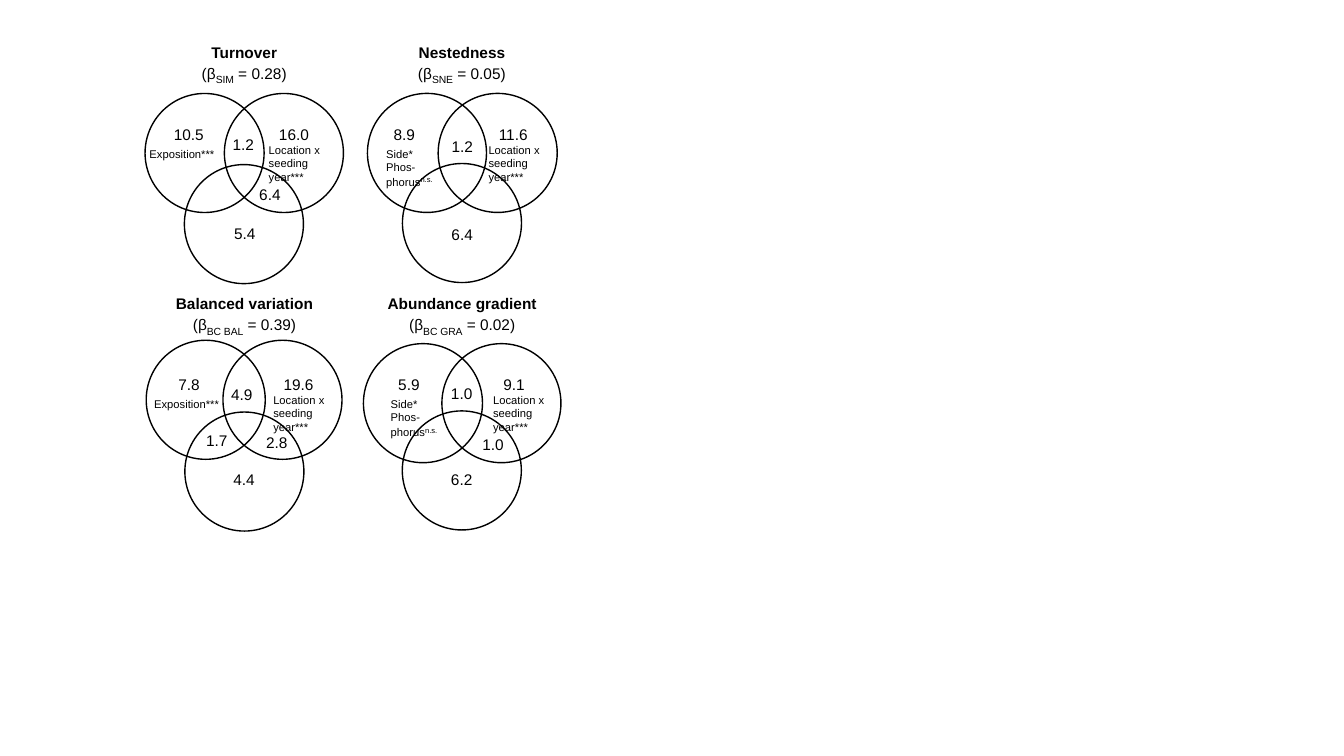
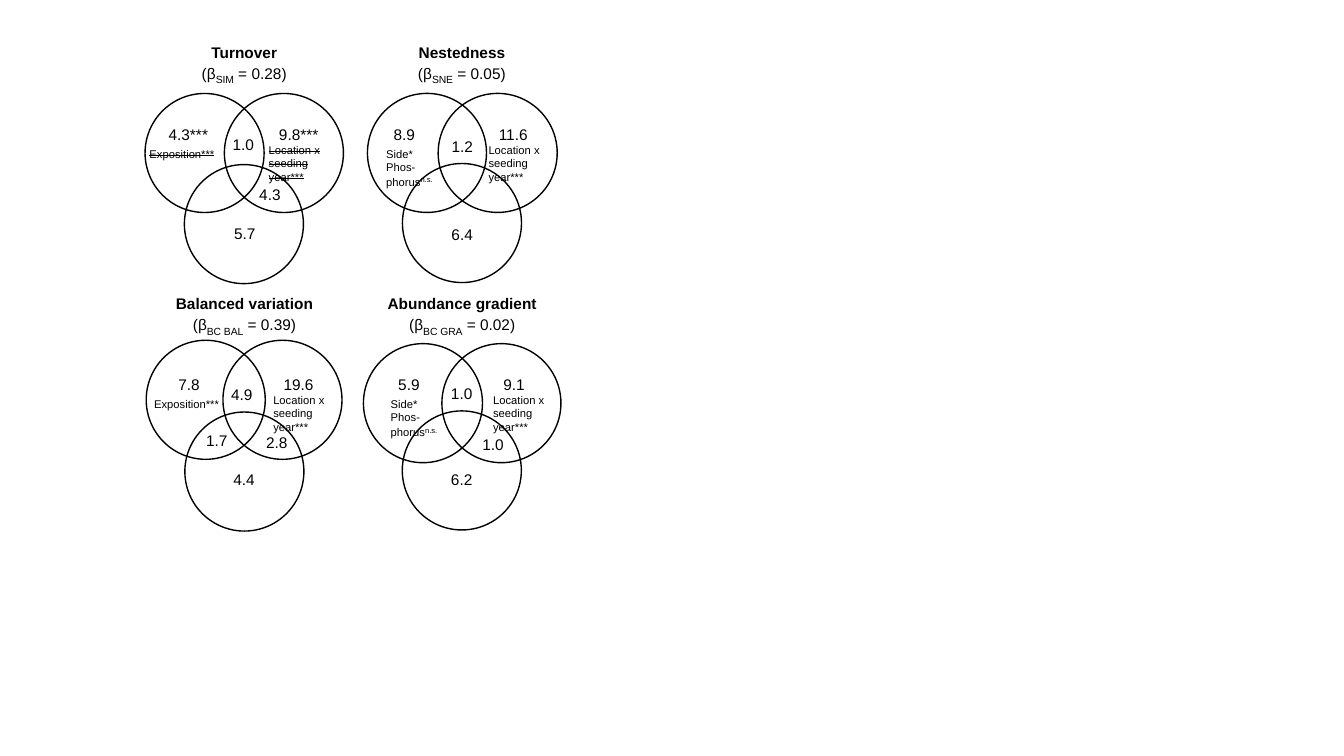
Before and after one commit to markus1bauer/2022_danube_dike_survey, a slide deck: slide 1 of outputs/figures/figure_3_betadiversity_variation_partitioning.odp. Drawn at 1344x756 pixels with LibreOffice and Linux fonts; fonts in the diff are those of the drawing. Boxes give left, top, right and bottom in pixels: in the first picture for what was removed or moved away, otherwise in the second. Text is boxed around its words. In the diff, an @@ line names an element or a change of style, - is before the commit and + after.

```diff
--- a/outputs/figures/figure_3_betadiversity_variation_partitioning.odp
+++ b/outputs/figures/figure_3_betadiversity_variation_partitioning.odp
@@ text "Exposition***" at <box>149,150,214,160</box>: strikethrough on @@
@@ text at <box>169,129,208,140</box>: text changed @@
-10.5
+4.3***
@@ text at <box>233,139,254,150</box>: text changed @@
-1.2
+1.0
@@ text "Location x seeding year***" at <box>269,146,320,183</box>: strikethrough on @@
@@ text at <box>279,129,318,140</box>: text changed @@
-16.0
+9.8***
@@ text at <box>259,189,280,200</box>: text changed @@
-6.4
+4.3
@@ text at <box>234,228,255,239</box>: text changed @@
-5.4
+5.7
```
Also in this commit, not shown: 11 other files.
